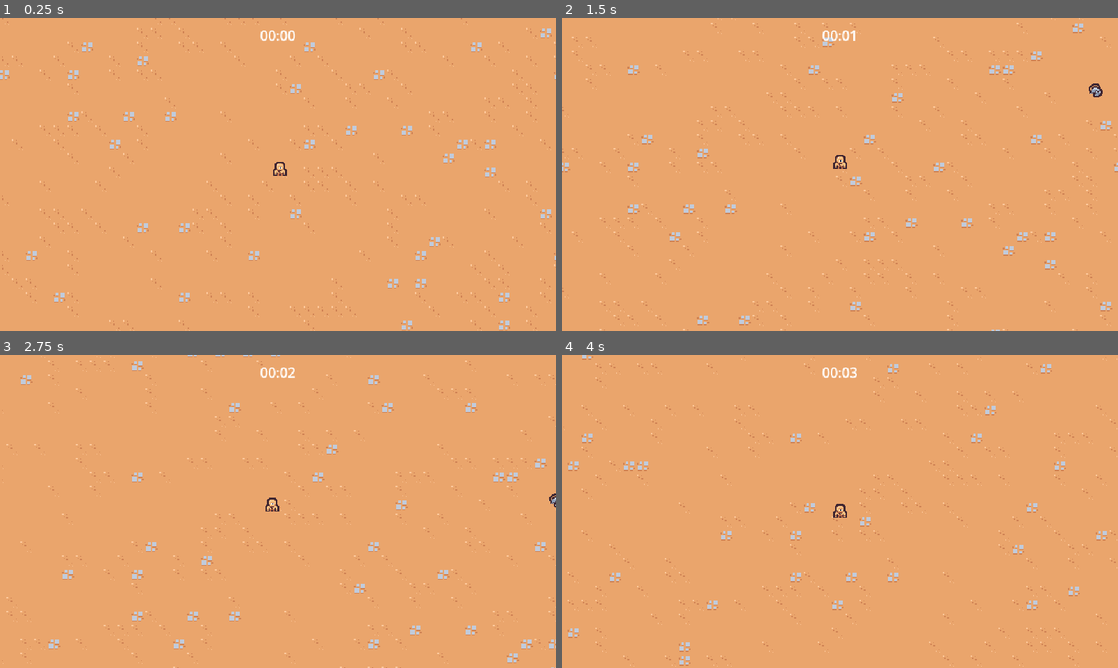
Above: before the commit, frames 1-4 (two rows, left to right).
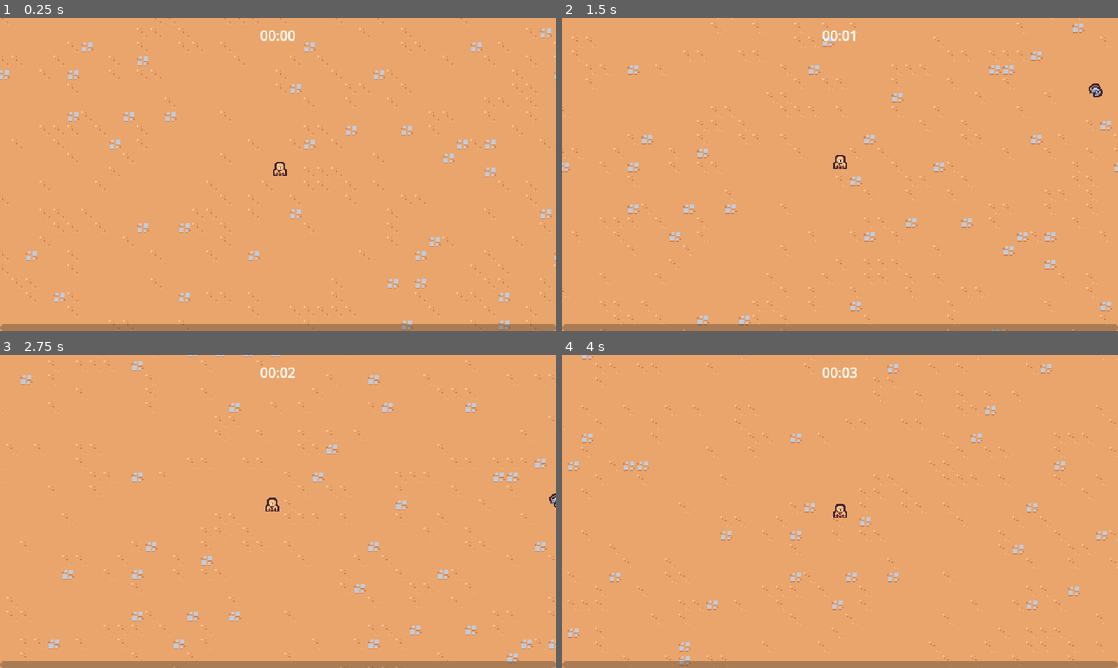
Above: after the commit, the same moments.

Repository: CullsGit/2dsurvivor
Game: Godot game, scene res://scenes/main/main.tscn
The game is run twice, just before and just after one commit, with the same random seed, the same clock (stepped at 60 frames per second) and the same inputs.
Inputs:
- Up to frame 1 (0.25 s): no input
- Up to frame 2 (1.5 s): hold W (move_up) from 0.53 s (still down)
- Up to frame 3 (2.75 s): release W (move_up) at 2.03 s; hold A (move_left) from 2.03 s (still down)
- Up to frame 4 (4 s): release A (move_left) at 3.53 s; hold S (move_down) from 3.53 s (still down)

The runs differ from the first frame. In frame 1, 2.2% of the frame differs, in the area x 0-100%, y 97-100%; in frame 2, 2.2%; in frame 3, 2.2%; in frame 4, 2.2%.

Commit message:
add experience bar with tracking

Diff:
--- a/scenes/main/main.tscn
+++ b/scenes/main/main.tscn
@@ -6,12 +6,16 @@
 [ext_resource type="PackedScene" uid="uid://mlpxhrevml3h" path="res://scenes/game_object/game_camera/game_camera.tscn" id="1_k2fmo"]
 [ext_resource type="PackedScene" uid="uid://cnadc8bjdwa62" path="res://scenes/manager/enemy_manager.tscn" id="1_l3cfh"]
 [ext_resource type="PackedScene" uid="uid://b5glaw528jm0" path="res://scenes/manager/arena_time_manager.tscn" id="2_ow5a4"]
+[ext_resource type="PackedScene" uid="uid://b2nbabqgfqaj" path="res://scenes/ui/experience_bar.tscn" id="2_yyfjg"]
 [ext_resource type="PackedScene" uid="uid://ceveqfnaj81of" path="res://scenes/manager/experience_manager.tscn" id="3_yyfjg"]
 
 [node name="Main" type="Node"]
 
 [node name="ArenaTimeUI" parent="." node_paths=PackedStringArray("arena_time_manager") instance=ExtResource("1_6q06x")]
 arena_time_manager = NodePath("../ArenaTimeManager")
+
+[node name="ExperienceBar" parent="." node_paths=PackedStringArray("experience_manager") instance=ExtResource("2_yyfjg")]
+experience_manager = NodePath("../ExperienceManager")
 
 [node name="ArenaTimeManager" parent="." instance=ExtResource("2_ow5a4")]
 
--- a/scenes/manager/experience_manager.gd
+++ b/scenes/manager/experience_manager.gd
@@ -1,13 +1,24 @@
 extends Node
 
+signal experience_updated(current_experience: float, target_experience: float)
+
+const TARGET_EXPERIENCE_GROWTH = 5
+
 var current_experience = 0
+var current_level = 1
+var target_experience = 5
 
 func _ready():
 	GameEvents.experience_vial_collected.connect(on_experience_vial_collected)
 
 func increment_experience(number: float):
-	current_experience += number
-	print(current_experience)
+	current_experience = min(current_experience + number, target_experience)
+	experience_updated.emit(current_experience, target_experience)
+	if current_experience == target_experience:
+		current_level += 1
+		target_experience += TARGET_EXPERIENCE_GROWTH
+		current_experience = 0
+		experience_updated.emit(current_experience, target_experience)
 
 
 func on_experience_vial_collected(number: float):
--- /dev/null
+++ b/scenes/ui/experience_bar.gd
@@ -0,0 +1,12 @@
+extends CanvasLayer
+
+@export var experience_manager: Node
+@onready var progress_bar = %ProgressBar
+
+func _ready():
+	progress_bar.value = 0
+	experience_manager.experience_updated.connect(on_experience_updated)
+
+func on_experience_updated(current_experience: float, target_experience: float):
+	var perecent = current_experience / target_experience
+	progress_bar.value = perecent
--- /dev/null
+++ b/scenes/ui/experience_bar.tscn
@@ -0,0 +1,24 @@
+[gd_scene load_steps=2 format=3 uid="uid://b2nbabqgfqaj"]
+
+[ext_resource type="Script" uid="uid://cawrvk4t2jswh" path="res://scenes/ui/experience_bar.gd" id="1_r233f"]
+
+[node name="ExperienceBar" type="CanvasLayer"]
+script = ExtResource("1_r233f")
+
+[node name="MarginContainer" type="MarginContainer" parent="."]
+anchors_preset = 15
+anchor_right = 1.0
+anchor_bottom = 1.0
+grow_horizontal = 2
+grow_vertical = 2
+mouse_filter = 2
+
+[node name="ProgressBar" type="ProgressBar" parent="MarginContainer"]
+unique_name_in_owner = true
+custom_minimum_size = Vector2(0, 8)
+layout_mode = 2
+size_flags_vertical = 8
+mouse_filter = 2
+max_value = 1.0
+value = 0.5
+show_percentage = false
Not shown: 1 places in scenes/main/main.tscn that only renumber resources
Not shown, added: scenes/ui/experience_bar.gd.uid
